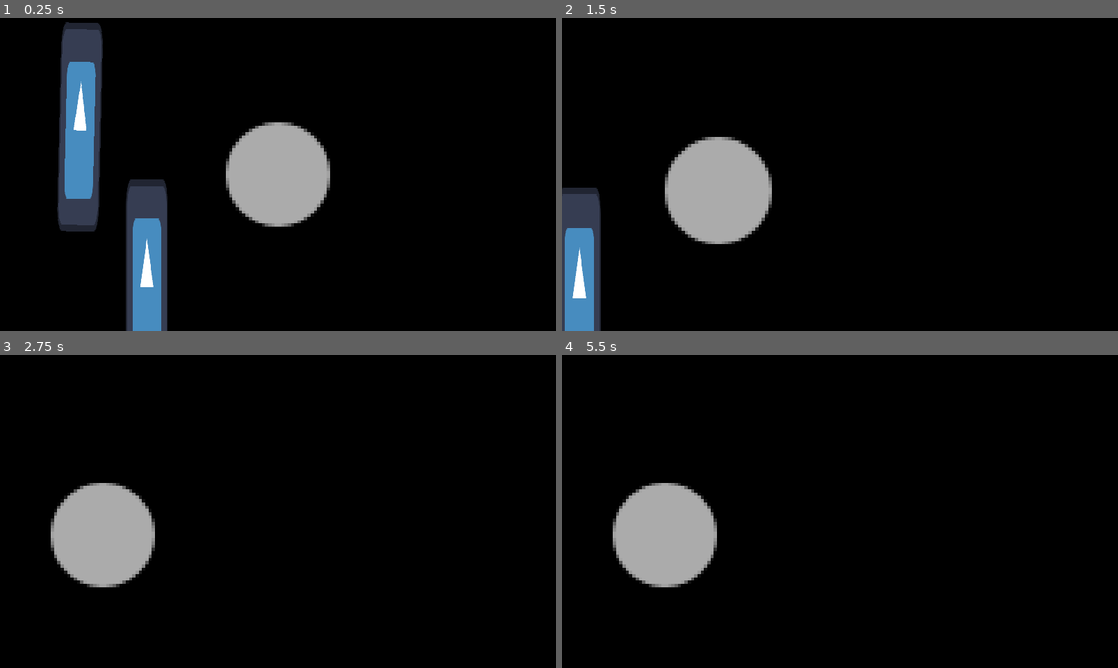
Above: before the commit, frames 1-4 (two rows, left to right).
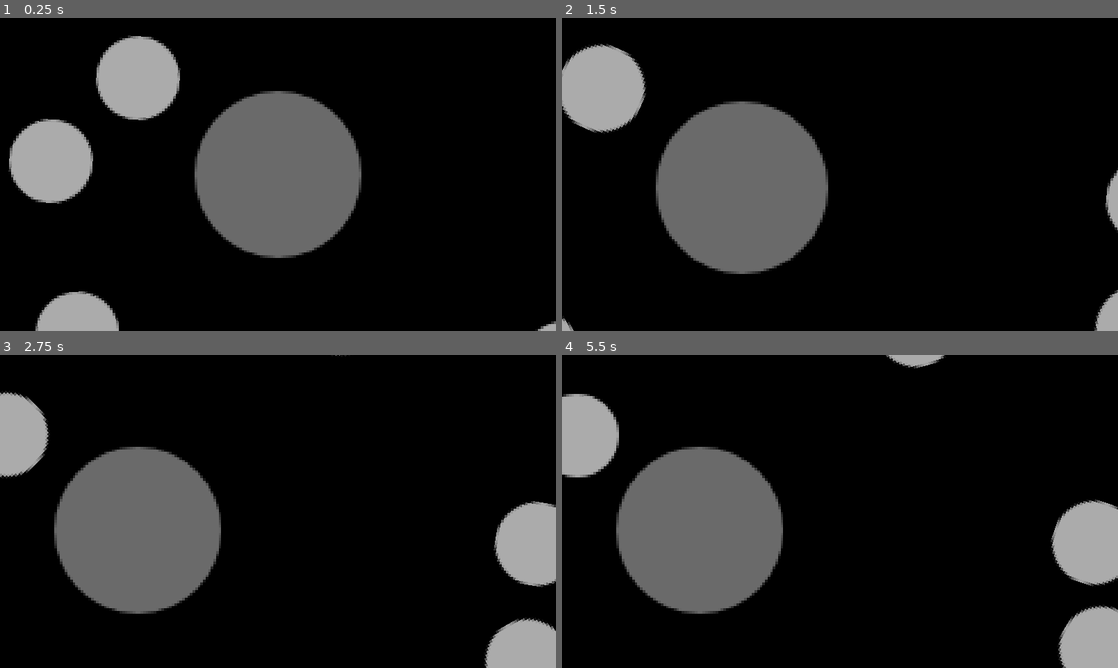
Above: after the commit, the same moments.

Repository: Three-s-A-Crowd-Games/Bubblekinesis
Game: Godot game, scene res://resources/main.tscn
Two runs of this game, one before a commit and one after it. Both use one fixed random seed, a clock stepped at 60 frames per second and the inputs below. The engine's default icon, where the game draws it, is replaced by a stand-in: a white triangle on a blue panel in a dark square.
Inputs (mouse positions are in pixels of both pictures, inside the frame that each line leads up to):
- Up to frame 1 (0.25 s): no input
- Up to frame 2 (1.5 s): move the mouse to (962, 158) at 0.52 s; hold Middle mouse button (cam_drag) 0.53-1.28 s; move the mouse to (728, 190) at 1.27 s; tap Mouse wheel up (zoom_in) at 1.35 s
- Up to frame 3 (2.75 s): move the mouse to (333, 442) at 2.02 s; tap Mouse wheel down (zoom_out) at 2.1 s
- Up to frame 4 (5.5 s): move the mouse to (812, 574) at 2.77 s; tap Middle mouse button (cam_drag) at 2.85 s; move the mouse to (1006, 558) at 3.52 s; tap Mouse wheel up (zoom_in) at 3.6 s; move the mouse to (673, 464) at 4.27 s; tap Mouse wheel down (zoom_out) at 4.35 s; move the mouse to (867, 511) at 5.02 s; hold Middle mouse button (cam_drag) from 5.03 s (still down)

The runs differ from the first frame. In frame 1, 28% of the frame differs, in the area x 1-100%, y 1-100%; in frame 2, 21%; in frame 3, 19%; in frame 4, 20%.

Commit message:
64x64 station preparation, init-spawn

Diff:
--- a/project.godot
+++ b/project.godot
@@ -77,5 +77,5 @@
 
 [rendering]
 
-textures/canvas_textures/default_texture_filter=0
+textures/canvas_textures/default_texture_filter=3
 environment/defaults/default_clear_color=Color(0, 0, 0, 1)
--- /dev/null
+++ b/resources/main.gd
@@ -0,0 +1,58 @@
+extends Node2D
+
+@onready var Play_Area_Coll := $PlayArea/CollisionShape2D
+@onready var Next_Area_Coll := $NextArea/CollisionShape2D
+
+var noisy = FastNoiseLite.new()
+
+var time_to_next_spawn := 1
+
+# Called when the node enters the scene tree for the first time.
+func _ready() -> void:
+	Play_Area_Coll.shape.size = GameState.play_area * 2
+	Next_Area_Coll.shape.size = Vector2() * 2
+
+	noisy.frequency = 10
+	noisy.fractal_gain = 2
+	var tex = ImageTexture.new()
+	tex.set_image(noisy.get_image((GameState.play_area.x * 2) / 48, (GameState.play_area.y * 2) / 48))
+	$Sprite2D.texture = tex
+
+	init_spawns()
+
+func init_spawns() -> void:
+	noisy.seed = randi()
+	for x in range((GameState.play_area.x * 2) / 48):
+		for y in range((GameState.play_area.y *2) / 48):
+			var noise = noisy.get_noise_2d(x,y)
+			if noise > 0.02:
+				spawn_new_spobj(x,y)
+
+
+func _process(delta :float) -> void:
+	time_to_next_spawn -= delta
+	if time_to_next_spawn <= 0:
+		spawn_new_spobjects()
+		time_to_next_spawn = randf_range(2,10)
+
+func spawn_new_spobj(x :int, y :int) -> void:
+	var newspobj = load("res://resources/spobject/spobject.tscn").instantiate()
+	var jitter := Vector2(randi_range(-16,16),randi_range(-16,16))
+	newspobj.position = Vector2(-GameState.play_area.x + (x*48+24),-GameState.play_area.y + (y*48+24)) + jitter
+	$Spobjects.add_child(newspobj)
+	var rect = newspobj.Sprite.get_rect()
+	rect.position = newspobj.global_position - rect.size/2
+	if rect.intersects($SpaceStation.Sprite.get_rect()):
+		newspobj.queue_free()
+
+func spawn_new_spobjects() -> void:
+	pass
+
+
+func _on_play_area_body_exited(body: Node2D) -> void:
+	if body is Spobject:
+		body.queue_free()
+
+func _on_next_area_body_exited(body: Node2D) -> void:
+	if body is Spobject:
+		body.queue_free()
--- a/resources/main.tscn
+++ b/resources/main.tscn
@@ -1,30 +1,36 @@
-[gd_scene load_steps=6 format=3 uid="uid://bwmka1u2q5x34"]
+[gd_scene load_steps=7 format=3 uid="uid://bwmka1u2q5x34"]
 
+[ext_resource type="Script" path="res://resources/main.gd" id="1_1f5gh"]
 [ext_resource type="PackedScene" uid="uid://dpjaqyvpqyeu5" path="res://resources/player/space_station.tscn" id="1_s40s2"]
 [ext_resource type="PackedScene" uid="uid://hnrje23lpbgf" path="res://resources/player/player_cam.tscn" id="2_5o1tk"]
-[ext_resource type="PackedScene" uid="uid://c3rbmttulavuh" path="res://resources/spobject/spobject.tscn" id="3_l3rtd"]
-[ext_resource type="Script" path="res://resources/play_area.gd" id="4_cga80"]
 
 [sub_resource type="RectangleShape2D" id="RectangleShape2D_cpokk"]
 
+[sub_resource type="RectangleShape2D" id="RectangleShape2D_pwvis"]
+
+[sub_resource type="ImageTexture" id="ImageTexture_6tsv4"]
+
 [node name="Main" type="Node2D"]
+script = ExtResource("1_1f5gh")
 
 [node name="SpaceStation" parent="." instance=ExtResource("1_s40s2")]
 
 [node name="PlayerCam" parent="." instance=ExtResource("2_5o1tk")]
 
-[node name="Spobject" parent="." instance=ExtResource("3_l3rtd")]
-position = Vector2(-61, -15)
-init_rot = 0.1
-
-[node name="Spobject2" parent="." instance=ExtResource("3_l3rtd")]
-position = Vector2(-40, 34)
-init_velocity = Vector2(-0.5, -1)
-
 [node name="PlayArea" type="Area2D" parent="."]
-script = ExtResource("4_cga80")
 
 [node name="CollisionShape2D" type="CollisionShape2D" parent="PlayArea"]
 shape = SubResource("RectangleShape2D_cpokk")
 
-[connection signal="body_exited" from="PlayArea" to="PlayArea" method="_on_body_exited"]
+[node name="NextArea" type="Area2D" parent="."]
+
+[node name="CollisionShape2D" type="CollisionShape2D" parent="NextArea"]
+shape = SubResource("RectangleShape2D_pwvis")
+
+[node name="Spobjects" type="Node2D" parent="."]
+
+[node name="Sprite2D" type="Sprite2D" parent="."]
+visible = false
+texture = SubResource("ImageTexture_6tsv4")
+
+[connection signal="body_exited" from="PlayArea" to="." method="_on_play_area_body_exited"]
--- a/resources/play_area.gd
+++ /dev/null
@@ -1,11 +0,0 @@
-extends Area2D
-
-
-# Called when the node enters the scene tree for the first time.
-func _ready() -> void:
-	$CollisionShape2D.shape.size = GameState.play_area * 2
-
-
-func _on_body_exited(body: Node2D) -> void:
-	if body is Spobject:
-		body.queue_free()
--- a/resources/player/game_state.gd
+++ b/resources/player/game_state.gd
@@ -5,5 +5,6 @@
 		play_area_update.emit(value)
 		play_area = value
 var play_area_upgrades = [ 256, 384, 512, 768 ]
+var cur_play_area_upgrade = 0
 
 signal play_area_update(play_area :Vector2)
--- a/resources/player/player_cam.tscn
+++ b/resources/player/player_cam.tscn
@@ -3,7 +3,7 @@
 [ext_resource type="Script" path="res://resources/player/player_cam.gd" id="1_ue0wb"]
 
 [node name="PlayerCam" type="Camera2D"]
-zoom = Vector2(7.5, 7.5)
+zoom = Vector2(6, 6)
 limit_smoothed = true
 position_smoothing_enabled = true
 script = ExtResource("1_ue0wb")
--- /dev/null
+++ b/resources/player/space_station.gd
@@ -0,0 +1,14 @@
+class_name SpaceStation
+
+extends StaticBody2D
+
+@onready var Sprite := $Sprite2D
+
+# Called when the node enters the scene tree for the first time.
+func _ready() -> void:
+	pass # Replace with function body.
+
+
+# Called every frame. 'delta' is the elapsed time since the previous frame.
+func _process(delta: float) -> void:
+	pass
--- a/resources/player/space_station.tscn
+++ b/resources/player/space_station.tscn
@@ -1,8 +1,16 @@
-[gd_scene load_steps=2 format=3 uid="uid://dpjaqyvpqyeu5"]
+[gd_scene load_steps=4 format=3 uid="uid://dpjaqyvpqyeu5"]
 
-[ext_resource type="Texture2D" uid="uid://xhkwsp7a1nd6" path="res://assets/32x32testthing.png" id="1_7xxco"]
+[ext_resource type="Texture2D" uid="uid://bbl6027dxslbw" path="res://assets/64testthing.png" id="1_c30je"]
+[ext_resource type="Script" path="res://resources/player/space_station.gd" id="1_dvh4a"]
 
-[node name="SpaceStation" type="Node2D"]
+[sub_resource type="CircleShape2D" id="CircleShape2D_7jmfb"]
+radius = 32.0
+
+[node name="SpaceStation" type="StaticBody2D"]
+script = ExtResource("1_dvh4a")
 
 [node name="Sprite2D" type="Sprite2D" parent="."]
-texture = ExtResource("1_7xxco")
+texture = ExtResource("1_c30je")
+
+[node name="CollisionShape2D" type="CollisionShape2D" parent="."]
+shape = SubResource("CircleShape2D_7jmfb")
--- a/resources/spobject/spobject.gd
+++ b/resources/spobject/spobject.gd
@@ -2,19 +2,16 @@
 
 extends RigidBody2D
 
-@export var init_velocity :Vector2 = Vector2(0.5,1)
-@export var init_rot :float = 0.0
-
 @onready var Collider := $CollisionShape2D
+@onready var Sprite := $Sprite2D
 
 var size_tier :int
 
 func _ready() -> void:
-	linear_velocity = init_velocity
-	angular_velocity = init_rot
+	linear_velocity = Vector2(randf_range(-1,1), randf_range(-1,1))
+	angular_velocity = randf_range(-0.3,0.3)
 	Collider.shape.height = ($Sprite2D.texture.get_height() * $Sprite2D.scale.y)
-	Collider.shape.radius = ($Sprite2D.texture.get_width() * $Sprite2D.scale.x)/2
-
+	Collider.shape.radius = ($Sprite2D.texture.get_width() * $Sprite2D.scale.x) / 2
 	size_tier = 0
 
 func _physics_process(delta: float) -> void:
--- a/resources/spobject/spobject.tscn
+++ b/resources/spobject/spobject.tscn
@@ -1,7 +1,7 @@
 [gd_scene load_steps=5 format=3 uid="uid://c3rbmttulavuh"]
 
 [ext_resource type="Script" path="res://resources/spobject/spobject.gd" id="1_kf4dc"]
-[ext_resource type="Texture2D" uid="uid://u5y8aipoua6q" path="res://icon.svg" id="2_e10r2"]
+[ext_resource type="Texture2D" uid="uid://xhkwsp7a1nd6" path="res://assets/32x32testthing.png" id="2_vmkk7"]
 
 [sub_resource type="PhysicsMaterial" id="PhysicsMaterial_dm3xq"]
 friction = 0.0
@@ -19,8 +19,7 @@
 script = ExtResource("1_kf4dc")
 
 [node name="Sprite2D" type="Sprite2D" parent="."]
-scale = Vector2(0.1, 0.5)
-texture = ExtResource("2_e10r2")
+texture = ExtResource("2_vmkk7")
 
 [node name="CollisionShape2D" type="CollisionShape2D" parent="."]
 shape = SubResource("CapsuleShape2D_3x5de")
Binary file added: assets/64testthing.png
Not shown, added: assets/64testthing.png.import
